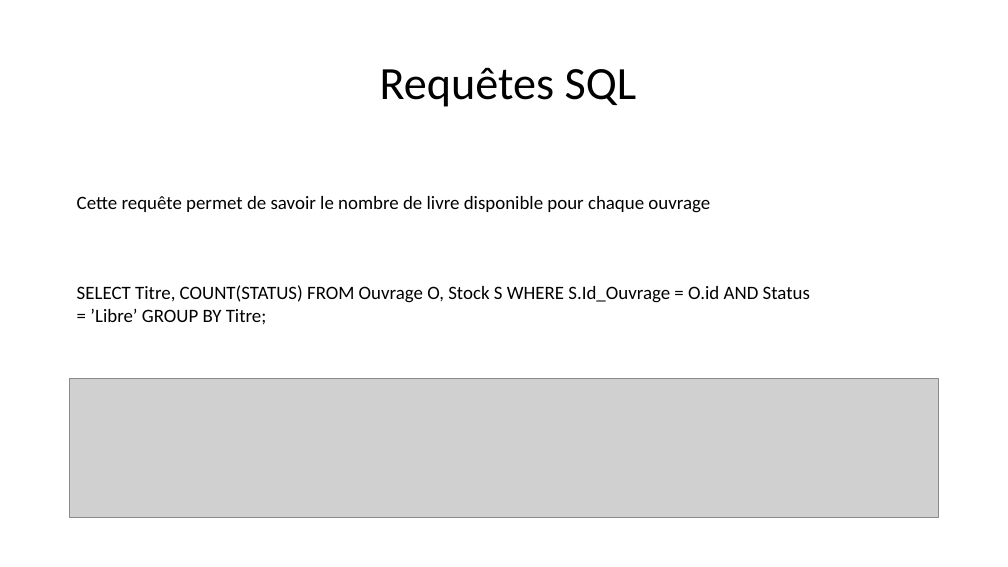
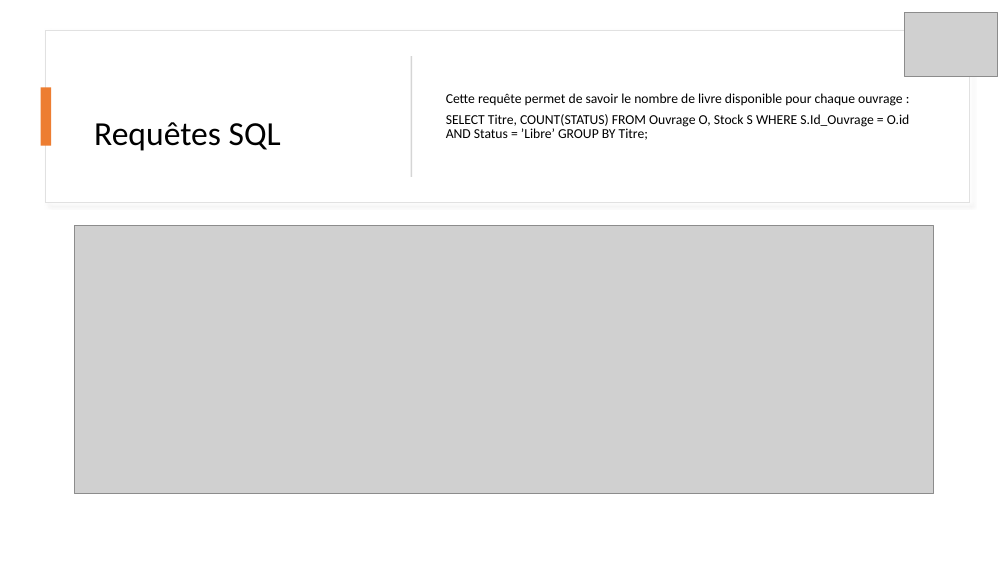
Before and after one commit to Anistea/Biblioth-que, a slide deck: slide 21 of PowerPoint_Projet Panorama base de données.pptx (slide 9 before the commit). Drawn at 1008x567 pixels with LibreOffice and Linux fonts; fonts in the diff are those of the drawing; grey boxes stand for pictures. Boxes give left, top, right and bottom in pixels: in the first picture for what was removed or moved away, otherwise in the second. Text is boxed around its words. In the diff, an @@ line names an element or a change of style, - is before the commit and + after.

```diff
--- a/PowerPoint_Projet Panorama base de données.pptx
+++ b/PowerPoint_Projet Panorama base de données.pptx
@@ picture added at bbox=[905, 13, 998, 77] @@
@@ rectangle added at bbox=[46, 30, 969, 203], fill #FFFFFF, outline #E1E1E1 1 pt @@
@@ title "Requêtes SQL": place and size @@
-title "Requêtes SQL" at bbox=[380, 67, 637, 107]
+title "Requêtes SQL" at bbox=[94, 122, 281, 151]
@@ title "Requêtes SQL" at bbox=[94, 122, 281, 151]: size 44 to 32 pt @@
@@ rectangle added at bbox=[411, 56, 412, 177], fill #D5D5D5 @@
@@ text "Cette requête permet de savoir ...": place and size @@
-text "Cette requête permet de savoir ..." at bbox=[77, 196, 810, 324]
+text "Cette requête permet de savoir ..." at bbox=[446, 93, 910, 140]
@@ text "Cette requête permet de savoir ..." at bbox=[446, 93, 910, 140]: vertical alignment top to middle @@
@@ rectangle added at bbox=[41, 88, 51, 146], fill #ED7D31 @@
@@ text at bbox=[446, 93, 903, 106]: text changed; size 18 to 13 pt @@
-Cette requête permet de savoir le nombre de livre disponible pour chaque ouvrage
+Cette requête permet de savoir le nombre de livre disponible pour chaque ouvrage :
@@ text at bbox=[446, 114, 910, 140]: size 18 to 13 pt in "SELECT Titre, COUNT(STATUS) FROM Ouvrage O, Stock ..."; line spacing 1 to 0.9; more space between paragraphs @@
@@ picture: place and size @@
-picture at bbox=[70, 379, 939, 518]
+picture at bbox=[75, 226, 934, 495]
```
Also in this commit, not shown: 13 other slides changed, 13 slides added.
